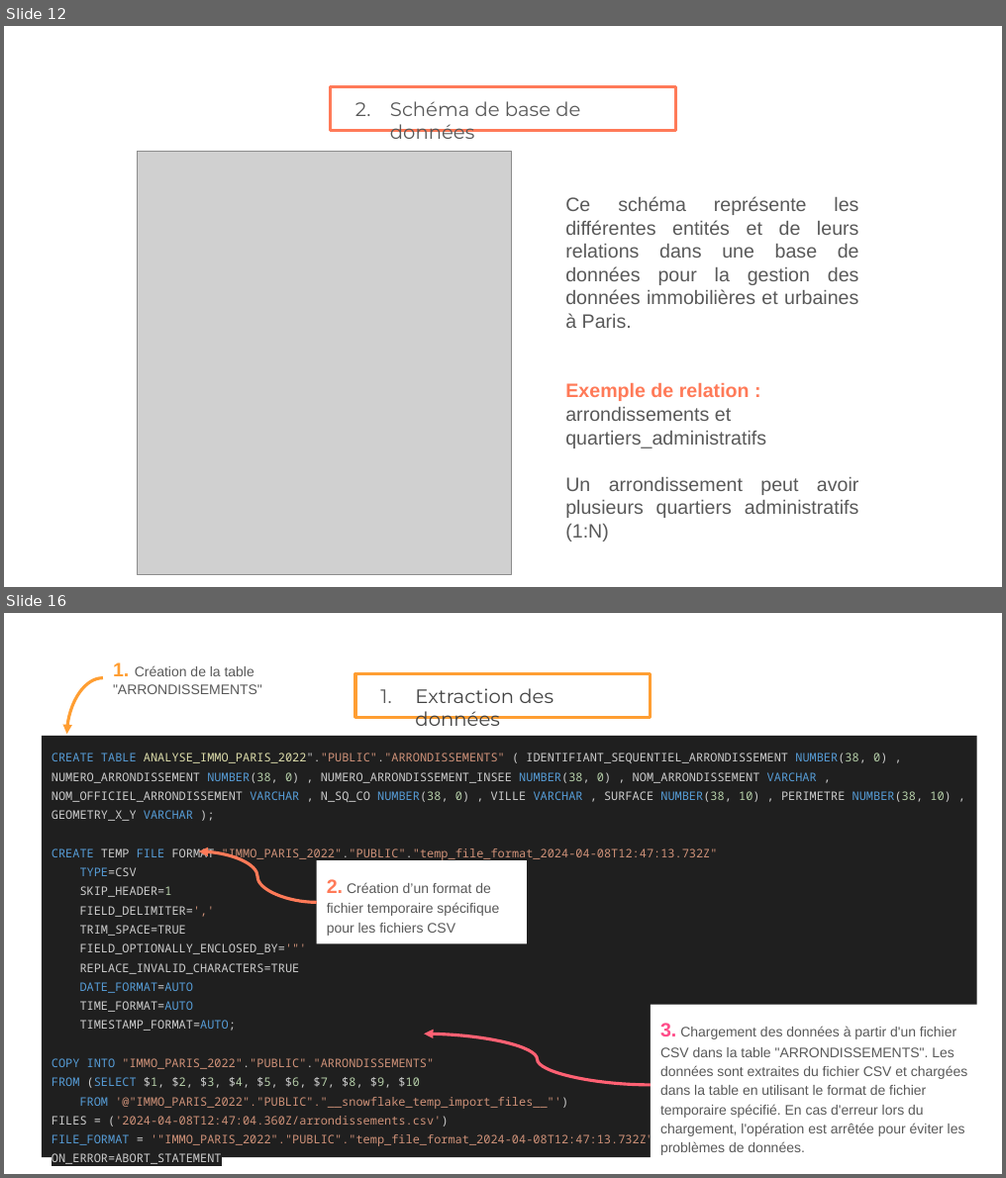
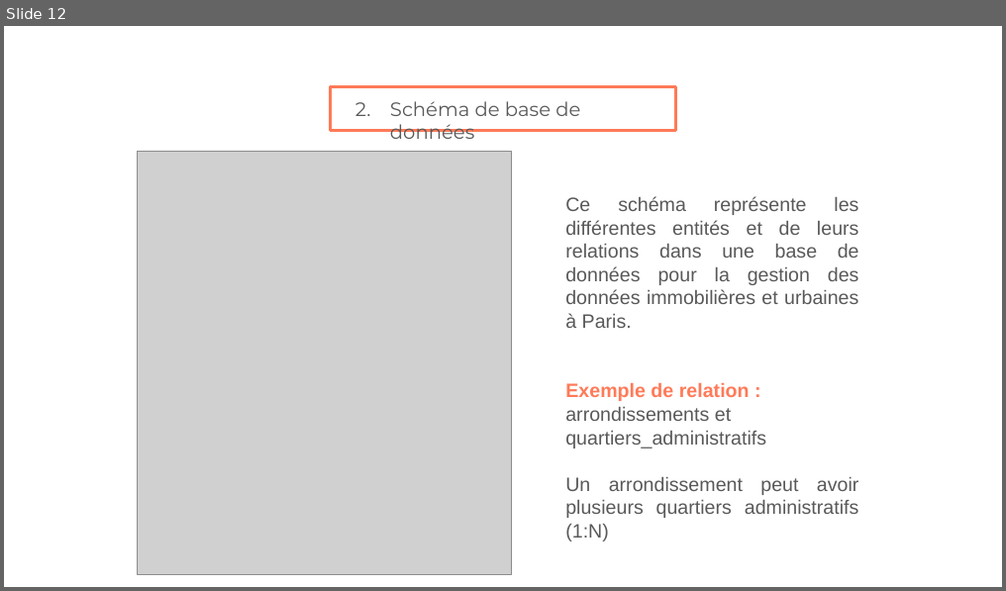
Before and after one commit to melanie-donne/Analyse_immobilier_paris, a slide deck: rapports/Soutenance Mélanie Donne - JEMS - Datascientest.pptx. Shown one above the other, each under a label of ours: slides 12 and 16 before the commit, slide 12 after it; the slides between them are not shown. The pictures are 1006x1178 and 1006x591 pixels, drawn with LibreOffice and Linux fonts; fonts in the diff are those of the drawing; grey boxes stand for pictures. Boxes give left, top, right and bottom in pixels: in the first picture for what was removed or moved away, otherwise in the second. Text is boxed around its words. In the diff, an @@ line names an element or a change of style, - is before the commit and + after.

```diff
--- a/rapports/Soutenance Mélanie Donne - JEMS - Datascientest.pptx
+++ b/rapports/Soutenance Mélanie Donne - JEMS - Datascientest.pptx
@@ slide 16 removed at (4,613,1002,1174), background #FFFFFF @@
@@ text removed at (113,663,262,694) @@
-1. Création de la table "ARRONDISSEMENTS"
@@ curved arrow removed from (103, 678) to (67, 734) @@
@@ rectangle removed at (355,673,650,718) @@
-1. Extraction des données
@@ rectangle removed at (42,736,977,1157) @@
-CREATE TABLE ANALYSE_IMMO_PARIS_2022"."PUBLIC"."ARRONDISSEMENTS" ( IDENTIFIANT_SEQUENTIEL_ARRONDISSEMENT NUMBER(38, 0) , NUMERO_ARRONDISSEMENT NUMBER(38, 0) , NUMERO_ARRONDISSEMENT_INSEE NUMBER(38, 0) , NOM_ARRONDISSEMENT VARCHAR , NOM_OFFICIEL_ARRONDISSEMENT VARCHAR , N_SQ_CO NUMBER(38, 0) , VILLE VARCHAR , SURFACE NUMBER(38, 10) , PERIMETRE NUMBER(38, 10) , GEOMETRY_X_Y VARCHAR );
-CREATE TEMP FILE FORMAT "IMMO_PARIS_2022"."PUBLIC"."temp_file_format_2024-04-08T12:47:13.732Z"
-TYPE=CSV
-SKIP_HEADER=1
-FIELD_DELIMITER=','
-TRIM_SPACE=TRUE
-FIELD_OPTIONALLY_ENCLOSED_BY='"'
-REPLACE_INVALID_CHARACTERS=TRUE
-DATE_FORMAT=AUTO
-TIME_FORMAT=AUTO
-TIMESTAMP_FORMAT=AUTO;
-COPY INTO "IMMO_PARIS_2022"."PUBLIC"."ARRONDISSEMENTS"
-FROM (SELECT $1, $2, $3, $4, $5, $6, $7, $8, $9, $10
-FROM '@"IMMO_PARIS_2022"."PUBLIC"."__snowflake_temp_import_files__"')
-FILES = ('2024-04-08T12:47:04.360Z/arrondissements.csv')
-FILE_FORMAT = '"IMMO_PARIS_2022"."PUBLIC"."temp_file_format_2024-04-08T12:47:13.732Z"'
-ON_ERROR=ABORT_STATEMENT
@@ curved arrow removed from (317, 902) to (199, 852) @@
@@ rectangle removed at (317,861,526,944) @@
-2. Création d’un format de fichier temporaire spécifique pour les fichiers CSV
@@ rectangle removed at (650,1005,978,1165) @@
-3. Chargement des données à partir d'un fichier CSV dans la table "ARRONDISSEMENTS". Les données sont extraites du fichier CSV et chargées dans la table en utilisant le format de fichier temporaire spécifié. En cas d'erreur lors du chargement, l'opération est arrêtée pour éviter les problèmes de données.
@@ curved arrow removed from (650, 1085) to (424, 1034) @@
```
Also in this commit, not shown: 10 slides changed, 2 other files.
